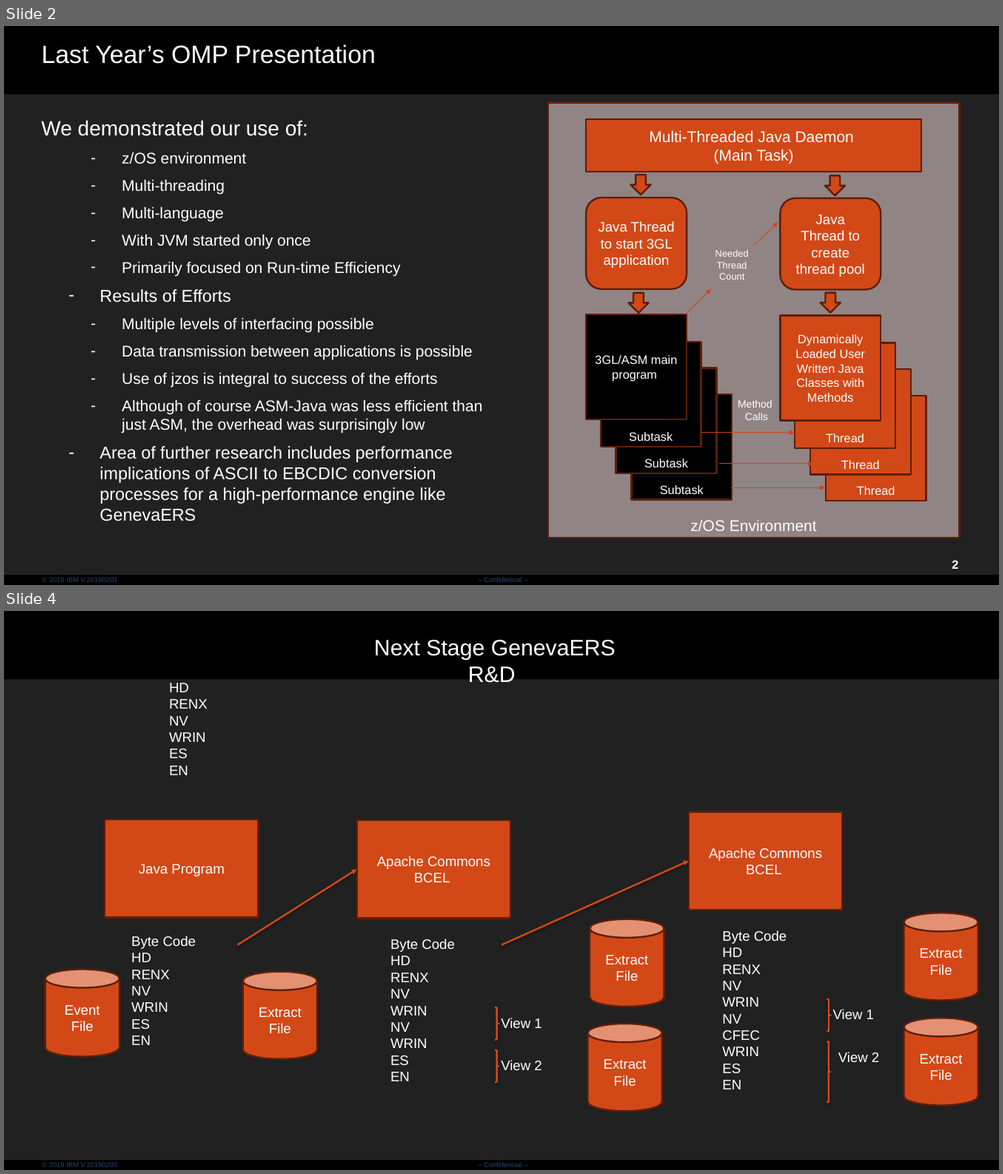
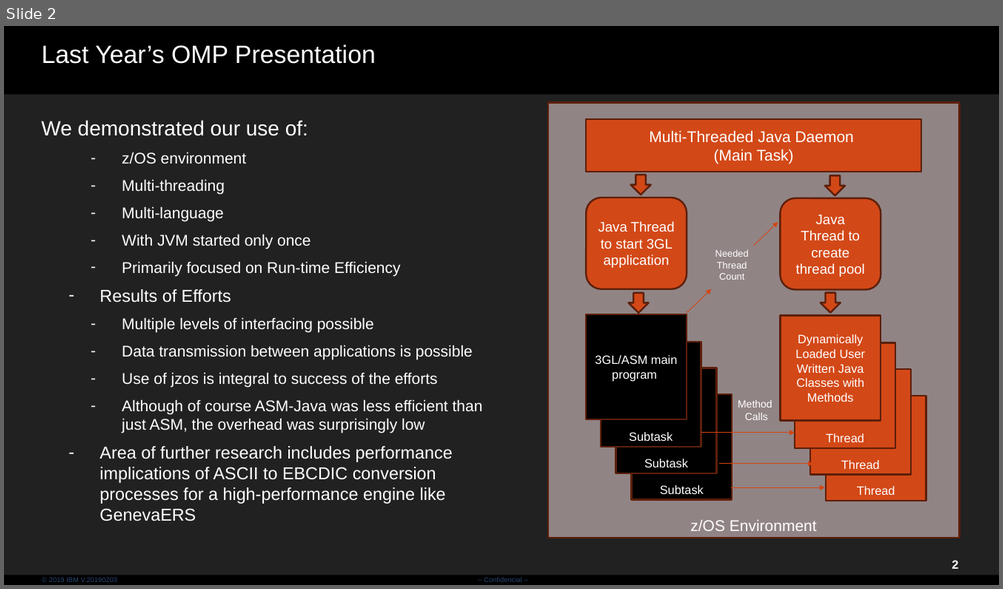
Before and after one commit to genevaers/Community, a slide deck: Annual-Reviews/Java GenevaERS October 2025.pptx. Shown one above the other, each under a label of ours: slides 2 and 4 before the commit, slide 2 after it; the slides between them are not shown. The pictures are 1003x1174 and 1003x589 pixels, drawn with LibreOffice and Linux fonts; fonts in the diff are those of the drawing; background and template pictures are left out. Boxes give left, top, right and bottom in pixels: in the first picture for what was removed or moved away, otherwise in the second. Text is boxed around its words. In the diff, an @@ line names an element or a change of style, - is before the commit and + after.

```diff
--- a/Annual-Reviews/Java GenevaERS October 2025.pptx
+++ b/Annual-Reviews/Java GenevaERS October 2025.pptx
@@ slide 4 removed at (4, 611, 999, 1170), background #000000; not listed: 4 template elements that a slide beside it also shows @@
@@ text removed at (374, 640, 615, 683) @@
-Next Stage GenevaERS R&D
@@ text removed at (169, 683, 208, 775) @@
-HD
-RENX
-NV
-WRIN
-ES
-EN
@@ rectangle removed at (105, 820, 259, 918) @@
-Java Program
@@ rectangle removed at (356, 820, 510, 919) @@
-Apache Commons BCEL
@@ rectangle removed at (688, 812, 842, 910) @@
-Apache Commons BCEL
@@ arrow removed from (238, 945) to (356, 869) @@
@@ arrow removed from (501, 945) to (688, 861) @@
@@ cylinder removed at (589, 920, 663, 1007) @@
-Extract
-File
@@ cylinder removed at (903, 913, 977, 1001) @@
-Extract
-File
@@ text removed at (131, 936, 196, 1045) @@
-Byte Code
-HD
-RENX
-NV
-WRIN
-ES
-EN
@@ text removed at (390, 939, 454, 1082) @@
-Byte Code
-HD
-RENX
-NV
-WRIN
-NV
-WRIN
-ES
-EN
@@ text removed at (722, 931, 786, 1090) @@
-Byte Code
-HD
-RENX
-NV
-WRIN
-NV
-CFEC
-WRIN
-ES
-EN
@@ cylinder removed at (45, 970, 119, 1057) @@
-Event
-File
@@ cylinder removed at (243, 972, 317, 1059) @@
-Extract
-File
@@ right brace removed at (495, 1008, 498, 1040) @@
@@ right brace removed at (826, 999, 830, 1032) @@
@@ text removed at (833, 1009, 874, 1019) @@
-View 1
@@ text removed at (501, 1018, 541, 1028) @@
-View 1
@@ cylinder removed at (588, 1024, 662, 1111) @@
-Extract
-File
@@ cylinder removed at (903, 1018, 977, 1106) @@
-Extract
-File
@@ right brace removed at (495, 1051, 498, 1083) @@
@@ right brace removed at (826, 1042, 830, 1102) @@
@@ text removed at (838, 1052, 879, 1062) @@
-View 2
@@ text removed at (501, 1060, 541, 1071) @@
-View 2
```
Also in this commit, not shown: 2 slides changed, 2 slides added, 1 other slide removed.
